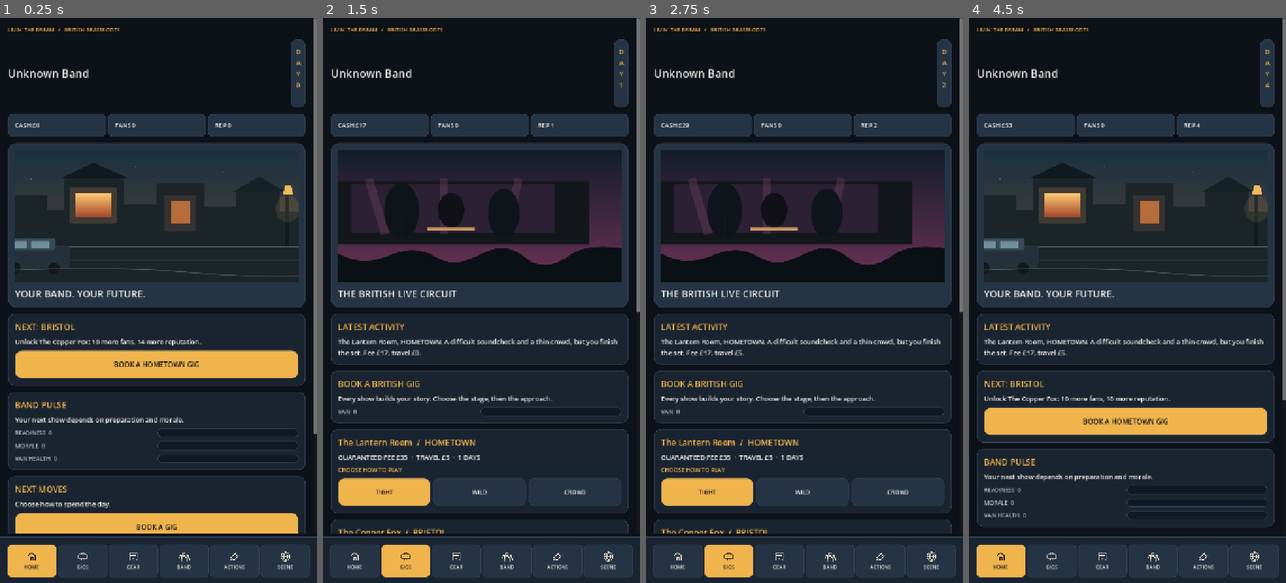
Above: before the commit, frames 1-4 (left to right).
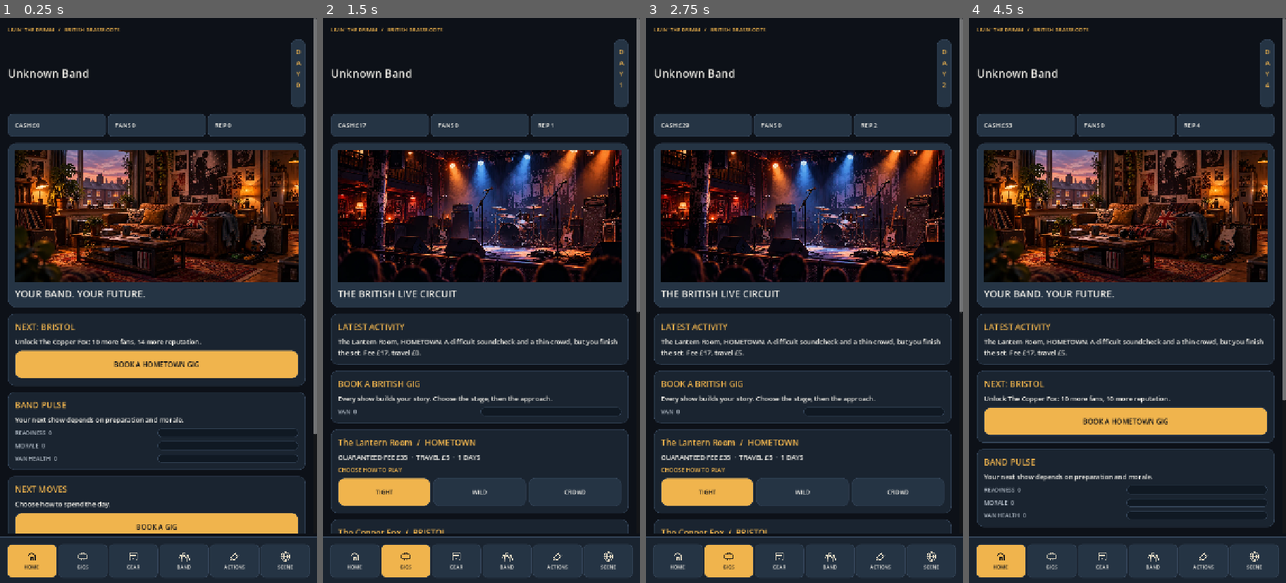
Above: after the commit, the same moments.

Repository: alimuir654-rgb/BandMaster
Game: Godot game, scene res://Scenes/CareerHub.tscn
Two runs of this game, one before a commit and one after it. Both use one fixed random seed, a clock stepped at 60 frames per second and the inputs below. This scene is started directly instead of the project's main scene.
Inputs (mouse positions are in pixels of both pictures, inside the frame that each line leads up to):
- Up to frame 1 (0.25 s): no input
- Up to frame 2 (1.5 s): click "BOOK A HOMETOWN GIG" at 0.5 s; click "TIGHT" at 1.25 s
- Up to frame 3 (2.75 s): click "TIGHT" at 2 s
- Up to frame 4 (4.5 s): click "WILD" at 2.75 s; click "CROWD" at 3.5 s; click (1000, 560) at 4.27 s

The runs differ from the first frame. In frame 1, 20% of the frame differs, in the area x 4-95%, y 23-47%; in frame 2, 14%; in frame 3, 14%; in frame 4, 20%.
Error before the commit: Invalid access to property or key 'band' on a base object of type 'Dictionary'. (res://Scripts/career_hub.gd:374)
Error after the commit: Invalid access to property or key 'band' on a base object of type 'Dictionary'. (res://Scripts/career_hub.gd:376)

Commit message:
fix: load six committed root-level WebP backgrounds automatically

Diff:
--- a/Scripts/career_hub.gd
+++ b/Scripts/career_hub.gd
@@ -180,6 +180,8 @@
  frame.add_theme_constant_override("separation",10)
  panel.add_child(frame)
  var path := "res://Art/Backgrounds/%s.webp" % tab.to_lower()
+ if not ResourceLoader.exists(path):
+  path = "res://%s.webp" % tab.to_lower()
  var picture := TextureRect.new()
  picture.expand_mode = TextureRect.EXPAND_IGNORE_SIZE
  picture.stretch_mode = TextureRect.STRETCH_KEEP_ASPECT_COVERED
